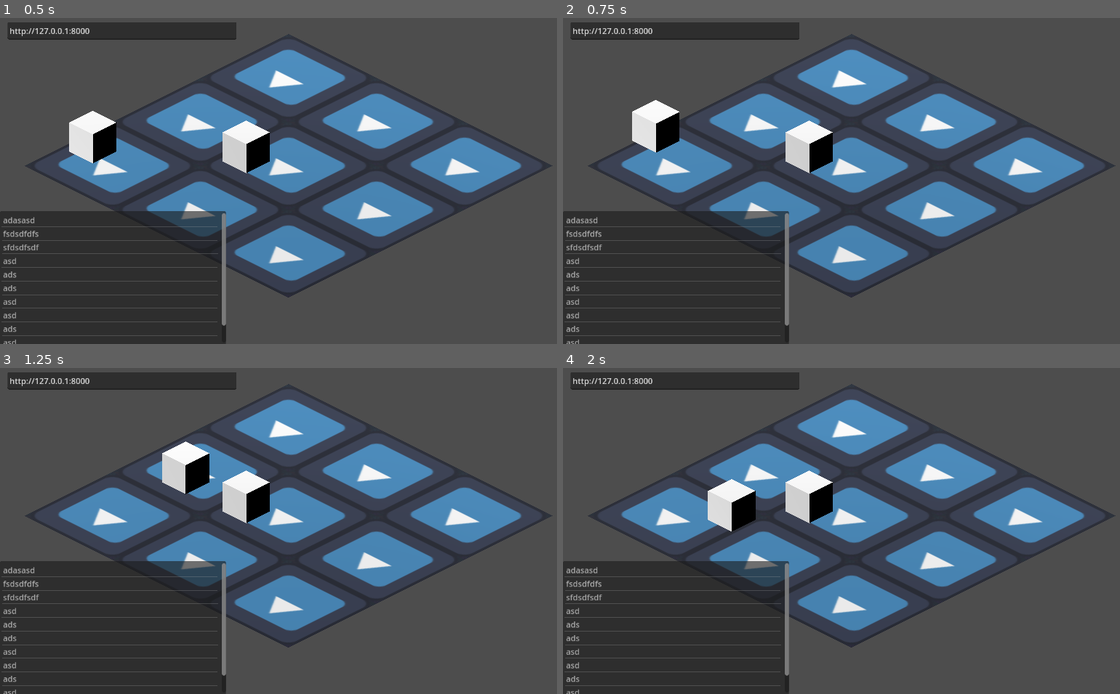
Above: before the commit, frames 1-4 (two rows, left to right).
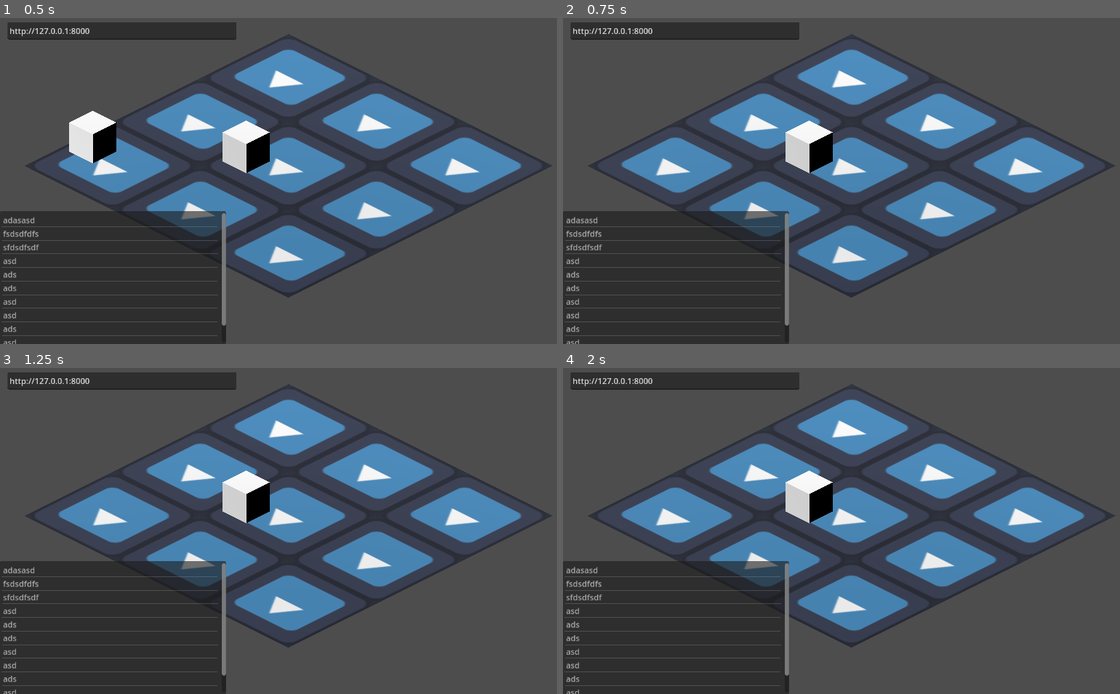
Above: after the commit, the same moments.

Repository: mkualquiera/infinite-something-gd
Game: Godot game, scene res://generator.tscn
Two runs of this game, one before a commit and one after it. Both use one fixed random seed, a clock stepped at 60 frames per second and the inputs below. Before the commit the project starts from res://test.tscn. The engine's default icon, where the game draws it, is replaced by a stand-in: a white triangle on a blue panel in a dark square.
Inputs (mouse positions are in pixels of both pictures, inside the frame that each line leads up to):
- Up to frame 1 (0.5 s): no input
- Up to frame 2 (0.75 s): tap Enter at 0.5 s; move the mouse to (980, 164) at 0.52 s; click (980, 164) at 0.67 s
- Up to frame 3 (1.25 s): no input
- Up to frame 4 (2 s): move the mouse to (735, 547) at 1.27 s; click (735, 547) at 1.42 s

Frame 1 is identical in both runs. In frame 2, 1.1% of the frame differs, in the area x 12-21%, y 25-42%; in frame 3, 1.1%; in frame 4, 1.1%, in the area x 25-35%, y 34-51%.
Error after the commit: Invalid assignment of property or key 'visible' with value of type 'bool' on a base object of type 'Node'. (res://Scripts/RoomLoader.gd:18)

Commit message:
Half-implemented room management

Diff:
--- a/Scenes/room_object.tscn
+++ b/Scenes/room_object.tscn
@@ -1,7 +1,7 @@
 [gd_scene load_steps=6 format=3 uid="uid://bc5xaq1p75vp7"]
 
 [ext_resource type="Script" path="res://Scripts/ObjectController.gd" id="1_oxcli"]
-[ext_resource type="Script" path="res://Scripts/TextureGenerator.gd" id="2_hj725"]
+[ext_resource type="Script" path="res://Scripts/MeshGenerator.gd" id="2_5yx38"]
 
 [sub_resource type="StandardMaterial3D" id="StandardMaterial3D_mc0wt"]
 
@@ -14,13 +14,16 @@
 transform = Transform3D(0.36, 0, 0, 0, 0.36, 0, 0, 0, 0.36, 0, 0.182675, 0)
 mesh = SubResource("BoxMesh_gljbj")
 
-[node name="Node" type="Node" parent="."]
+[node name="Node" type="Node3D" parent="."]
 script = ExtResource("1_oxcli")
 
 [node name="Node2" type="Node" parent="."]
-script = ExtResource("2_hj725")
+script = ExtResource("2_5yx38")
 
 [node name="Area3D" type="StaticBody3D" parent="."]
 
 [node name="CollisionShape3D" type="CollisionShape3D" parent="Area3D"]
 shape = SubResource("BoxShape3D_va8yk")
+
+[node name="Node3" type="Node" parent="."]
+script = ExtResource("2_5yx38")
--- /dev/null
+++ b/Scripts/MeshGenerator.gd
@@ -0,0 +1,45 @@
+extends Node
+class_name MeshGenerator
+
+@export var mesh_description = "Underwater"
+@export var load_on_ready = false
+
+func _ready():
+	if load_on_ready:
+		do_load()
+
+func do_load():
+	# Create an HTTP request node and connect its completion signal.
+	var http_request = HTTPRequest.new()
+	add_child(http_request)
+	http_request.connect("request_completed", _http_request_completed)
+
+	#var request_data = {
+	#	"text": texture_description + " texture, vfx asset,"+
+	#	" texture of \"" + texture_description + "\" trending on artstation, 4K",
+	#	"sampler": "sample_dpmpp_2m"
+	#}
+	var request_data = {
+		"text": mesh_description
+	}
+
+	var json_request = JSON.stringify(request_data)
+
+	# Perform the HTTP request. The URL below returns a PNG image as of writing.
+	var inference_url = PlayerPrefs.get_pref("inference_url")
+	var error = http_request.request(inference_url + "/generate_mesh_point_e", [],
+		HTTPClient.METHOD_POST, json_request)
+	if error != OK:
+		push_error("An error occurred in the HTTP request.")
+
+
+# Called when the HTTP request is completed.
+func _http_request_completed(result, response_code, headers, body):
+	var json = body.get_string_from_utf8()
+	var obj = JSON.parse_string(json)["obj"]
+
+	var mesh = ObjParse.load_obj_from_buffer(obj, {})
+
+	# Set the material to the mesh
+	var mesh_instance = get_parent()
+	mesh_instance.mesh = mesh
--- /dev/null
+++ b/Scripts/ObjParse.gd
@@ -0,0 +1,282 @@
+extends Object
+class_name ObjParse
+
+const debug: bool = false
+
+# gd-obj
+#
+# Created on 7/11/2018
+#
+# Originally made by Ezcha
+# Contributors: deakcor, kb173, jeffgamedev
+#
+# https://ezcha.net
+# https://github.com/Ezcha/gd-obj
+#
+# MIT License
+# https://github.com/Ezcha/gd-obj/blob/master/LICENSE
+
+# Create mesh from obj and mtl paths
+static func load_obj(obj_path: String, mtl_path: String = "") -> Mesh:
+	var obj_str: String = _read_file_str(obj_path)
+	if (mtl_path == ""):
+		var mtl_filename: String = _get_mtl_filename(obj_str)
+		mtl_path = "%s/%s" % [obj_path.get_base_dir(), mtl_filename]
+	var mats: Dictionary = {}
+	if (mtl_path != ""):
+		mats = _create_mtl(_read_file_str(mtl_path), _get_mtl_tex(mtl_path))
+	if (obj_str.is_empty()): return null
+	return _create_obj(obj_str, mats)
+
+# Create mesh from obj, materials. Materials should be { "matname": data }
+static func load_obj_from_buffer(obj_data: String, materials: Dictionary) -> Mesh:
+	return _create_obj(obj_data,materials)
+
+# Create materials
+static func load_mtl_from_buffer(mtl_data: String, textures: Dictionary) -> Dictionary:
+	return _create_mtl(mtl_data,textures)
+
+# Get data from file path
+static func _read_file_str(path: String) -> String:
+	if (path == ""):
+		return ""
+	var file: FileAccess = FileAccess.open(path, FileAccess.READ)
+	if (file == null):
+		return ""
+	return file.get_as_text()
+
+# Internal functions
+
+# Get textures from mtl path (returns { "tex_path": data })
+static func _get_mtl_tex(mtl_path: String) -> Dictionary:
+	var file_paths: Array[String] = _get_mtl_tex_paths(mtl_path)
+	var textures: Dictionary = {}
+	for k in file_paths:
+		textures[k] = _get_image(mtl_path, k).save_png_to_buffer()
+	return textures
+
+# Get textures paths from mtl path
+static func _get_mtl_tex_paths(mtl_path: String) -> Array[String]:
+	var file: FileAccess = FileAccess.open(mtl_path, FileAccess.READ)
+	if (file == null):
+		return []
+
+	var paths: Array[String] = []
+	var lines: PackedStringArray = file.get_as_text().split("\n", false)
+	for line in lines:
+		var parts: PackedStringArray = line.split(" ", false, 1)
+		if (["map_Kd", "map_Ks", "map_Ka"].has(parts[0])):
+			if (!paths.has(parts[1])):
+				paths.push_back(parts[1])
+	return paths
+
+static func _get_mtl_filename(obj: String) -> String:
+	var lines: PackedStringArray = obj.split("\n")
+	for line in lines:
+		var split: PackedStringArray = line.split(" ", false)
+		if (split.size() < 2): continue
+		if (split[0] != "mtllib"): continue
+		return split[1].strip_edges()
+	return ""
+
+static func _create_mtl(obj: String, textures: Dictionary) -> Dictionary:
+	var mats: Dictionary = {}
+	var currentMat: StandardMaterial3D = null
+
+	var lines: PackedStringArray = obj.split("\n", false)
+	for line in lines:
+		var parts: PackedStringArray = line.split(" ", false)
+		match parts[0]:
+			"#":
+				# Comment
+				pass
+			"newmtl":
+				# Create a new material
+				if debug:
+					prints("Adding new material", parts[1])
+				currentMat = StandardMaterial3D.new()
+				mats[parts[1]] = currentMat
+			"Ka":
+				# Ambient color
+				#currentMat.albedo_color = Color(float(parts[1]), float(parts[2]), float(parts[3]))
+				pass
+			"Kd":
+				# Diffuse color
+				currentMat.albedo_color = Color(parts[1].to_float(), parts[2].to_float(), parts[3].to_float())
+				if debug:
+					prints("Setting material color", str(currentMat.albedo_color))
+				pass
+			_:
+				if parts[0] in ["map_Kd","map_Ks","map_Ka"]:
+					var path: String = line.split(" ", false,1)[1]
+					if textures.has(path):
+						currentMat.albedo_texture = _create_texture(textures[path])
+	return mats
+
+static func _parse_mtl_file(path) -> Dictionary:
+	return _create_mtl(_read_file_str(path), _get_mtl_tex(path))
+
+static func _get_image(mtl_filepath: String, tex_filename: String) -> Image:
+	if debug:
+		prints("Debug: Mapping texture file", tex_filename)
+	var tex_filepath: String = tex_filename
+	if tex_filename.is_relative_path():
+		tex_filepath = "%s/%s" % [mtl_filepath.get_base_dir(), tex_filename]
+	var file_type: String = tex_filepath.get_extension()
+	if debug:
+		prints("Debug: texture file path:", tex_filepath, "of type", file_type)
+
+	var img: Image = Image.new()
+	img.load(tex_filepath)
+	return img
+
+static func _create_texture(data: PackedByteArray) -> ImageTexture:
+	var img: Image = Image.new()
+	img.load_png_from_buffer(data)
+	return ImageTexture.create_from_image(img)
+
+static func _get_texture(mtl_filepath, tex_filename) -> ImageTexture:
+	var tex = ImageTexture.create_from_image(_get_image(mtl_filepath, tex_filename))
+	if debug:
+		prints("Debug: texture is", str(tex))
+	return tex
+
+static func _create_obj(obj: String, mats: Dictionary) -> Mesh:
+	# Setup
+	var mesh: ArrayMesh = ArrayMesh.new()
+	var vertices: PackedVector3Array = PackedVector3Array()
+	var normals: PackedVector3Array = PackedVector3Array()
+	var uvs: PackedVector2Array = PackedVector2Array()
+	var faces: Dictionary = {}
+
+	var mat_name: String = "default"
+	var count_mtl: int =0
+
+	# Parse
+	var lines: PackedStringArray = obj.split("\n", false)
+	for line in lines:
+		var parts: PackedStringArray = line.split(" ", false)
+		match parts[0]:
+			"#":
+				# Comment
+				pass
+			"v":
+				# Vertice
+				var n_v: Vector3 = Vector3(parts[1].to_float(), parts[2].to_float(), parts[3].to_float())
+				vertices.append(n_v)
+			"vn":
+				# Normal
+				var n_vn: Vector3 = Vector3(parts[1].to_float(), parts[2].to_float(), parts[3].to_float())
+				normals.append(n_vn)
+			"vt":
+				# UV
+				var n_uv: Vector2 = Vector2(parts[1].to_float(), 1 - parts[2].to_float())
+				uvs.append(n_uv)
+			"usemtl":
+				# Material group
+				count_mtl += 1
+				mat_name = parts[1].strip_edges()
+				if (!faces.has(mat_name)):
+					var mats_keys: Array = mats.keys()
+					if (!mats.has(mat_name)):
+						if (mats_keys.size() > count_mtl):
+							mat_name = mats_keys[count_mtl]
+					faces[mat_name] = []
+			"f":
+				if (!faces.has(mat_name)):
+					var mats_keys: Array = mats.keys()
+					if (mats_keys.size() > count_mtl):
+						mat_name = mats_keys[count_mtl]
+					faces[mat_name] = []
+				# Face
+				if (parts.size() == 4):
+					# Tri
+					var face: Dictionary = { "v": [], "vt": [], "vn": [] }
+					for map in parts:
+						var vertices_index: PackedStringArray = map.split("/")
+						if (vertices_index[0] != "f"):
+							face["v"].append(vertices_index[0].to_int() - 1)
+							face["vt"].append(vertices_index[1].to_int() - 1)
+							if (vertices_index.size() > 2):
+								face["vn"].append(vertices_index[2].to_int() - 1)
+					if (faces.has(mat_name)):
+						faces[mat_name].append(face)
+				elif (parts.size() > 4):
+					# Triangulate
+					var points: Array[Array] = []
+					for map in parts:
+						var vertices_index: PackedStringArray = map.split("/")
+						if (vertices_index[0] != "f"):
+							var point: Array[int] = []
+							point.append(vertices_index[0].to_int() - 1)
+							point.append(vertices_index[1].to_int() - 1)
+							if (vertices_index.size() > 2):
+								point.append(vertices_index[2].to_int()-1)
+							points.append(point)
+					for i in (points.size()):
+						if (i != 0):
+							var face = { "v":[], "vt":[], "vn":[] }
+							var point0: Array[int] = points[0]
+							var point1: Array[int] = points[i]
+							var point2: Array[int] = points[i-1]
+							face["v"].append(point0[0])
+							face["v"].append(point2[0])
+							face["v"].append(point1[0])
+							face["vt"].append(point0[1])
+							face["vt"].append(point2[1])
+							face["vt"].append(point1[1])
+							if (point0.size() > 2):
+								face["vn"].append(point0[2])
+							if (point2.size() > 2):
+								face["vn"].append(point2[2])
+							if (point1.size() > 2):
+								face["vn"].append(point1[2])
+							faces[mat_name].append(face)
+
+	# Make tri
+	for matgroup in faces.keys():
+		if debug:
+			prints("Creating surface for matgroup", matgroup, "with", str(faces[matgroup].size()), "faces")
+
+		# Mesh Assembler
+		var st: SurfaceTool = SurfaceTool.new()
+		st.begin(Mesh.PRIMITIVE_TRIANGLES)
+		if (!mats.has(matgroup)):
+			mats[matgroup] = StandardMaterial3D.new()
+		st.set_material(mats[matgroup])
+		for face in faces[matgroup]:
+			if (face["v"].size() == 3):
+				# Vertices
+				var fan_v: PackedVector3Array = PackedVector3Array()
+				fan_v.append(vertices[face["v"][0]])
+				fan_v.append(vertices[face["v"][2]])
+				fan_v.append(vertices[face["v"][1]])
+
+				# Normals
+				var fan_vn: PackedVector3Array = PackedVector3Array()
+				if (face["vn"].size() > 0):
+					fan_vn.append(normals[face["vn"][0]])
+					fan_vn.append(normals[face["vn"][2]])
+					fan_vn.append(normals[face["vn"][1]])
+
+				# Textures
+				var fan_vt: PackedVector2Array = PackedVector2Array()
+				if (face["vt"].size() > 0):
+					for k in [0,2,1]:
+						var f = face["vt"][k]
+						if (f > -1):
+							var uv = uvs[f]
+							fan_vt.append(uv)
+				st.add_triangle_fan(fan_v, fan_vt, PackedColorArray(), PackedVector2Array(), fan_vn, [])
+		mesh = st.commit(mesh)
+
+	for k in mesh.get_surface_count():
+		var mat: Material = mesh.surface_get_material(k)
+		mat_name = ""
+		for m in mats:
+			if (mats[m] == mat):
+				mat_name = m
+		mesh.surface_set_name(k, mat_name)
+
+	# Finish
+	return mesh
--- a/Scripts/ObjectController.gd
+++ b/Scripts/ObjectController.gd
@@ -1,4 +1,4 @@
-extends Node
+extends Node3D
 class_name ObjectController
 
 @export var obj_name: String = "undefined"
--- a/Scripts/ObjectSelector.gd
+++ b/Scripts/ObjectSelector.gd
@@ -41,6 +41,7 @@
 						item_list.clear()
 						for interaction in controller.interactions:
 							item_list.add_item(interaction.display_name)
+						get_parent().get_parent().find_child("Player").set_movement_target(controller.global_position)
 
 func _on_item_selected(index: int):
 	if current_controller != null:
--- a/Scripts/PlayerMover.gd
+++ b/Scripts/PlayerMover.gd
@@ -1,4 +1,5 @@
 extends CharacterBody3D
+class_name PlayerMover
 
 var movement_speed: float = 2.0
 var navigation_agent: NavigationAgent3D = null
--- /dev/null
+++ b/Scripts/RoomLoader.gd
@@ -0,0 +1,18 @@
+extends Node3D
+
+
+# Called when the node enters the scene tree for the first time.
+func _ready():
+	set_active(false)
+
+
+# Called every frame. 'delta' is the elapsed time since the previous frame.
+func _process(delta):
+	pass
+
+
+func set_active(is_active):
+	visible = is_active
+	for c in get_children():
+		# c.process_mode = Node.PROCESS_MODE_INHERIT if is_active else Node.PROCESS_MODE_DISABLED
+		c.visible = is_active
--- /dev/null
+++ b/Scripts/RoomManager.gd
@@ -0,0 +1,7 @@
+extends Node
+
+
+# Called when the node enters the scene tree for the first time.
+func _ready():
+	get_child(0).set_active(true)
+	get_child(1).set_active(false)
--- /dev/null
+++ b/generator.tscn
@@ -0,0 +1,11 @@
+[gd_scene load_steps=3 format=3 uid="uid://d0ak54l04gfjg"]
+
+[ext_resource type="Script" path="res://Scripts/RoomManager.gd" id="1_6vf48"]
+[ext_resource type="PackedScene" uid="uid://dbufk2qqvrxh5" path="res://test.tscn" id="1_go1g7"]
+
+[node name="generator" type="Node"]
+script = ExtResource("1_6vf48")
+
+[node name="Node3D" parent="." instance=ExtResource("1_go1g7")]
+
+[node name="Node3D2" parent="." instance=ExtResource("1_go1g7")]
--- a/project.godot
+++ b/project.godot
@@ -11,7 +11,7 @@
 [application]
 
 config/name="aigame"
-run/main_scene="res://test.tscn"
+run/main_scene="res://generator.tscn"
 config/features=PackedStringArray("4.0", "Forward Plus")
 config/icon="res://icon.svg"
 
--- a/test.tscn
+++ b/test.tscn
@@ -1,6 +1,7 @@
-[gd_scene load_steps=18 format=3 uid="uid://dbufk2qqvrxh5"]
+[gd_scene load_steps=19 format=3 uid="uid://dbufk2qqvrxh5"]
 
 [ext_resource type="Texture2D" uid="uid://bx01i2fg5yumw" path="res://icon.svg" id="1_el1gu"]
+[ext_resource type="Script" path="res://Scripts/RoomLoader.gd" id="1_op3e8"]
 [ext_resource type="PackedScene" uid="uid://c1356mhr7g72v" path="res://Scenes/texture_generator.tscn" id="2_ajs2a"]
 [ext_resource type="Script" path="res://Scripts/MusicGenerator.gd" id="3_0l123"]
 [ext_resource type="Script" path="res://Scripts/ObjectSelector.gd" id="4_472rn"]
@@ -35,6 +36,7 @@
 material = SubResource("StandardMaterial3D_mc0wt")
 
 [node name="Node3D" type="Node3D"]
+script = ExtResource("1_op3e8")
 
 [node name="MeshInstance3D" type="MeshInstance3D" parent="."]
 transform = Transform3D(-4, 3.49691e-07, 5.06714e-15, 0, -1.74846e-07, 1.326, 3.49691e-07, 4, 5.79613e-08, 0, 0, 0)
@@ -149,6 +151,8 @@
 mesh = SubResource("BoxMesh_gljbj")
 skeleton = NodePath("../..")
 
+[node name="Node" type="Node" parent="."]
+
 [connection signal="input_event" from="MeshInstance3D/StaticBody3D" to="Player" method="_click"]
 [connection signal="text_changed" from="URLEditor/TextEdit" to="URLEditor" method="update_button"]
 [connection signal="pressed" from="URLEditor/Button" to="URLEditor" method="update_pref"]
